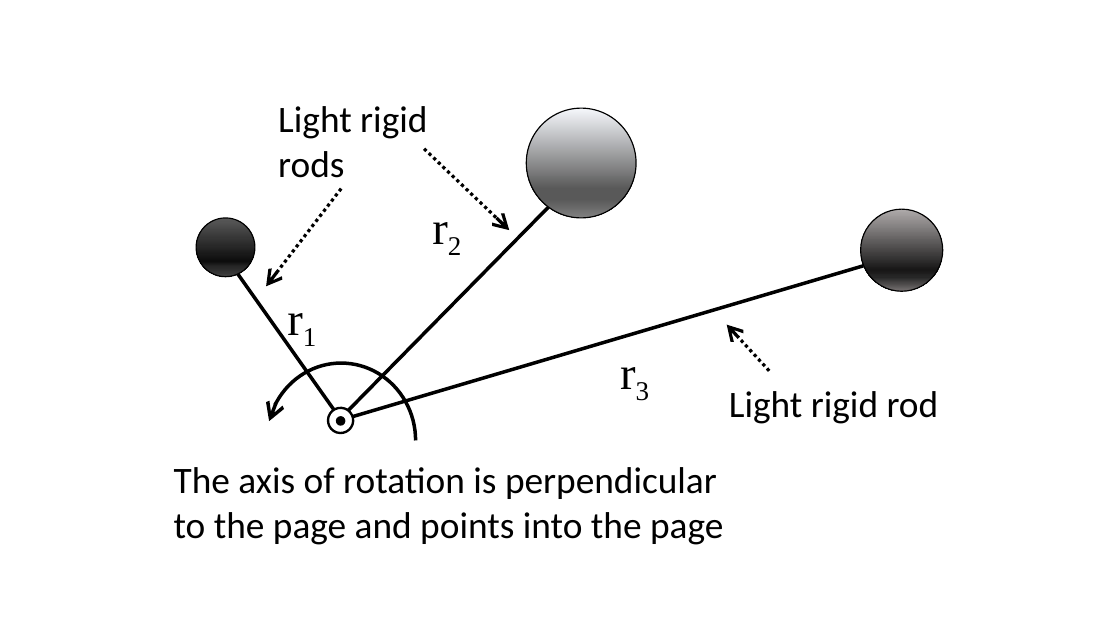
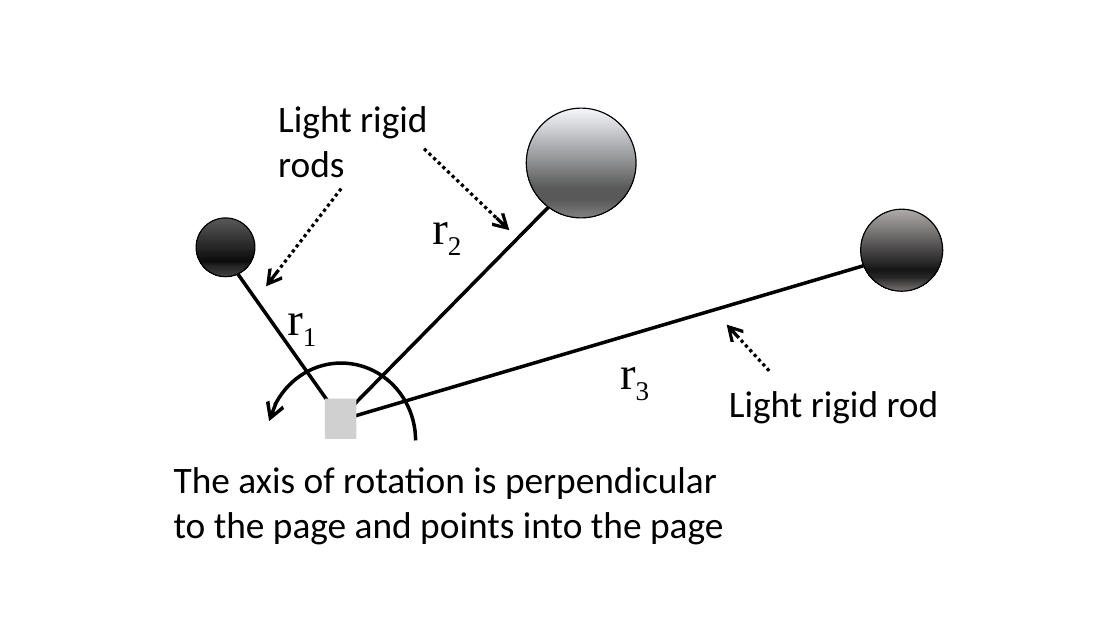
Before and after one commit to RichmondPhysics/131, a slide deck: slide 1 of StudentGuideModule1/rotation/rotation_fig5_new.pptx. Drawn at 1120x630 pixels with LibreOffice and Linux fonts; fonts in the diff are those of the drawing; grey boxes stand for pictures. Boxes give left, top, right and bottom in pixels: in the first picture for what was removed or moved away, otherwise in the second. Text is boxed around its words. In the diff, an @@ line names an element or a change of style, - is before the commit and + after.

Commit message:
Minor correction on Fig 5 rotation lab

```diff
--- a/StudentGuideModule1/rotation/rotation_fig5_new.pptx
+++ b/StudentGuideModule1/rotation/rotation_fig5_new.pptx
@@ picture added at bbox=[325, 399, 357, 439] @@
@@ ellipse removed at bbox=[335, 415, 347, 427] @@
```
